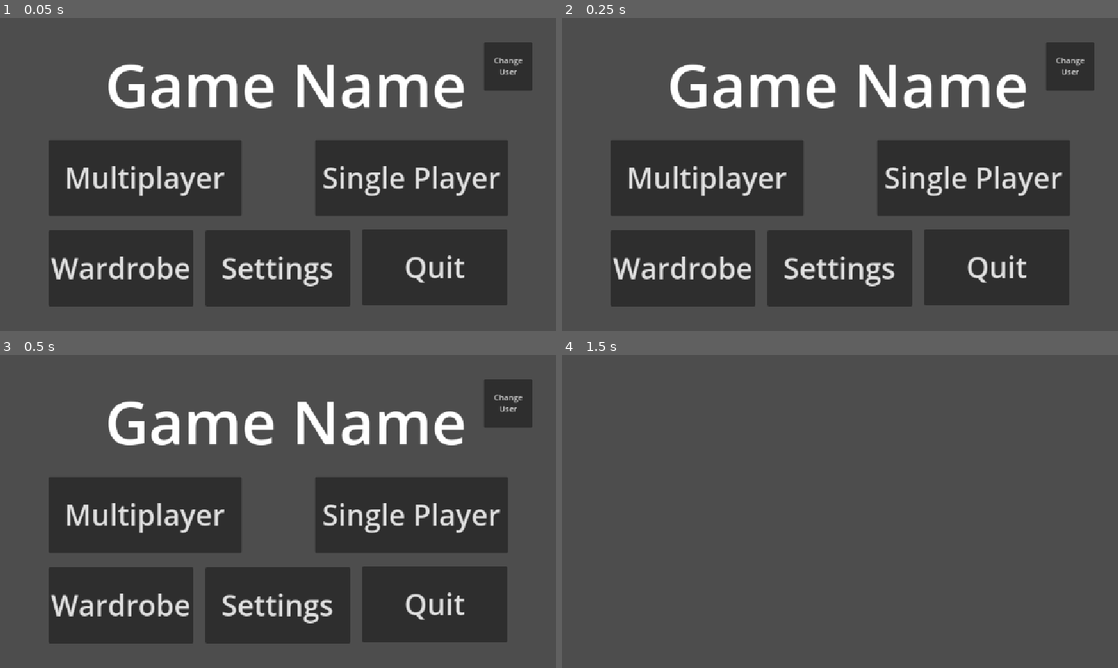
Above: before the commit, frames 1-4 (two rows, left to right).
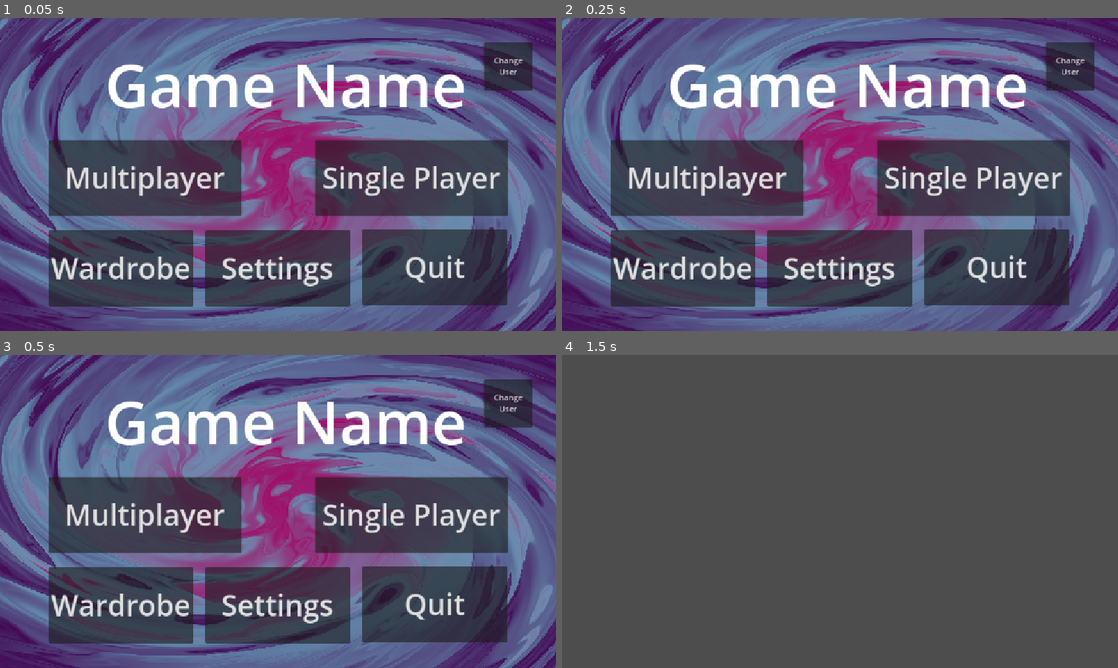
Above: after the commit, the same moments.

Repository: Sauleline/at2Colaborative
Game: Godot game, scene res://Game_User_Interface/Title_Screen.tscn
The game is run twice, just before and just after one commit, with the same random seed, the same clock (stepped at 60 frames per second) and the same inputs. Before the commit the project has no main scene; this scene is started directly in both runs.
Inputs:
- Up to frame 1 (0.05 s): no input
- Up to frame 2 (0.25 s): no input
- Up to frame 3 (0.5 s): no input
- Up to frame 4 (1.5 s): click "Single Player" at 0.5 s; tap Enter at 1.25 s

The runs differ from the first frame. In frame 1, 89% of the frame differs, in the area x 0-100%, y 0-100%; in frame 2, 89%; in frame 3, 89%; in frame 4, nothing differs.

Commit message:
i made the background balala

Diff:
--- a/at2Colaborative/Game_User_Interface/Title_Screen.tscn
+++ b/at2Colaborative/Game_User_Interface/Title_Screen.tscn
@@ -1,7 +1,24 @@
-[gd_scene load_steps=8 format=3 uid="uid://1abapmdihvfw"]
+[gd_scene load_steps=10 format=3 uid="uid://1abapmdihvfw"]
 
-[ext_resource type="Script" uid="uid://b0h8c4vqajvri" path="res://Game_User_Interface/title_screen.gd" id="1_5fu7q"]
+[ext_resource type="Script" path="res://Game_User_Interface/title_screen.gd" id="1_5fu7q"]
 [ext_resource type="Theme" uid="uid://dwdqkuxyspo32" path="res://Game_User_Interface/Theme.tres" id="1_wjfn0"]
+[ext_resource type="Shader" uid="uid://c0xbt0jdme1rs" path="res://main.gdshader" id="2_r5ysx"]
+
+[sub_resource type="ShaderMaterial" id="ShaderMaterial_tl6ip"]
+shader = ExtResource("2_r5ysx")
+shader_parameter/polar_coordinates = false
+shader_parameter/polar_center = Vector2(0.5, 0.5)
+shader_parameter/polar_zoom = 1.0
+shader_parameter/polar_repeat = 1.0
+shader_parameter/spin_rotation = 0.0
+shader_parameter/spin_speed = 1.0
+shader_parameter/offset = Vector2(0, 0)
+shader_parameter/colour_1 = Color(0.258824, 0.0392157, 0.333333, 1)
+shader_parameter/colour_2 = Color(0.690196, 0.0431373, 0.411765, 1)
+shader_parameter/colour_3 = Color(0.431373, 0.705882, 0.784314, 1)
+shader_parameter/contrast = 2.0
+shader_parameter/spin_amount = 0.36
+shader_parameter/pixel_filter = 700.0
 
 [sub_resource type="GDScript" id="GDScript_r5ysx"]
 script/source = "extends Button
@@ -45,6 +62,20 @@
 [node name="TitleScreen" type="CanvasLayer"]
 script = ExtResource("1_5fu7q")
 
+[node name="ColorRect" type="ColorRect" parent="."]
+material = SubResource("ShaderMaterial_tl6ip")
+anchors_preset = 8
+anchor_left = 0.5
+anchor_top = 0.5
+anchor_right = 0.5
+anchor_bottom = 0.5
+offset_left = -576.0
+offset_top = -324.0
+offset_right = 576.0
+offset_bottom = 324.0
+grow_horizontal = 2
+grow_vertical = 2
+
 [node name="Single_Player" type="Button" parent="."]
 offset_left = 652.0
 offset_top = 252.0
@@ -82,7 +113,7 @@
 text = "Multiplayer"
 script = SubResource("GDScript_wjfn0")
 
-[node name="Label" type="Label" parent="."]
+[node name="Title" type="Label" parent="."]
 offset_left = 217.0
 offset_top = 50.0
 offset_right = 917.0
--- a/at2Colaborative/project.godot
+++ b/at2Colaborative/project.godot
@@ -11,6 +11,7 @@
 [application]
 
 config/name="at2Colaborative"
+run/main_scene="uid://1abapmdihvfw"
 config/features=PackedStringArray("4.4", "Forward Plus")
 
 [display]
